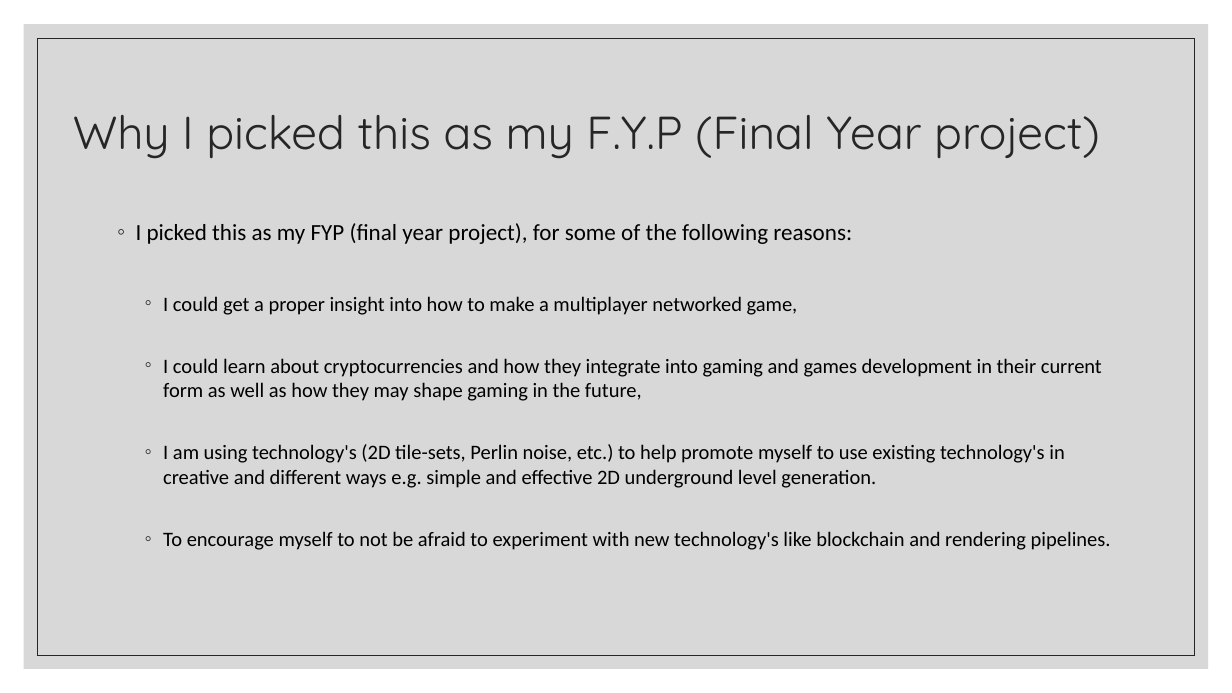
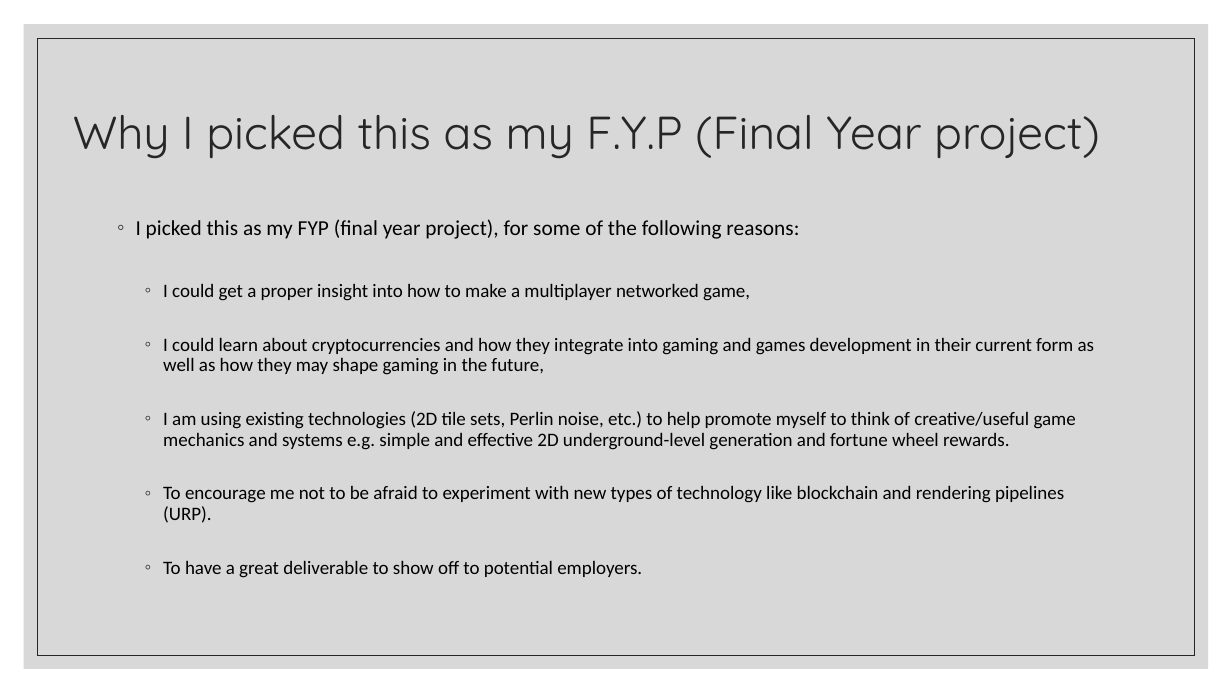
Before and after one commit to AndrewGreenslade/Cavebound, a slide deck: slide 4 of Documents/Cavebound presentation - fyp.pptx. Drawn at 1232x693 pixels with LibreOffice and Linux fonts; fonts in the diff are those of the drawing. Boxes give left, top, right and bottom in pixels: in the first picture for what was removed or moved away, otherwise in the second. Text is boxed around its words. In the diff, an @@ line names an element or a change of style, - is before the commit and + after.

```diff
--- a/Documents/Cavebound presentation - fyp.pptx
+++ b/Documents/Cavebound presentation - fyp.pptx
@@ text at (136,219,1095,375): size 18 to 16.6 pt in "I picked this as my FYP (final ..."; size 16 to 14.8 pt in "I could get a proper insight into ...", "I could learn about cryptocurrencies and how ..."; line spacing 1 to 0.9 @@
@@ text at (163,411,1076,578): text changed; size 16 to 14.8 pt @@
-  ◦ I am using technology's (2D tile-sets, Perlin noise, etc.) to help promote myself to use existing technology's in creative and different ways e.g. simple and effective 2D underground level generation.
-  ◦ To encourage myself to not be afraid to experiment with new technology's like blockchain and rendering pipelines.
+  ◦ I am using existing technologies (2D tile sets, Perlin noise, etc.) to help promote myself to think of creative/useful game mechanics and systems e.g. simple and effective 2D underground-level generation and fortune wheel rewards.
+  ◦ To encourage me not to be afraid to experiment with new types of technology like blockchain and rendering pipelines (URP).
+  ◦ To have a great deliverable to show off to potential employers.
```
Also in this commit, not shown: 1 other slide changed, 2 slides added.
